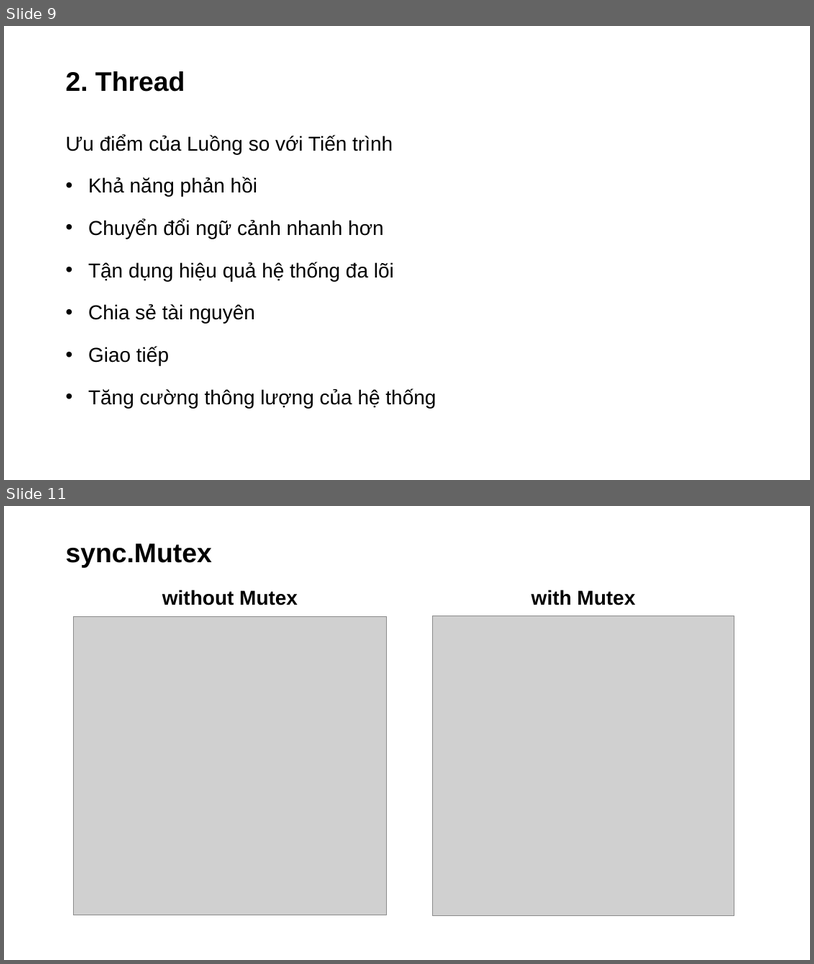
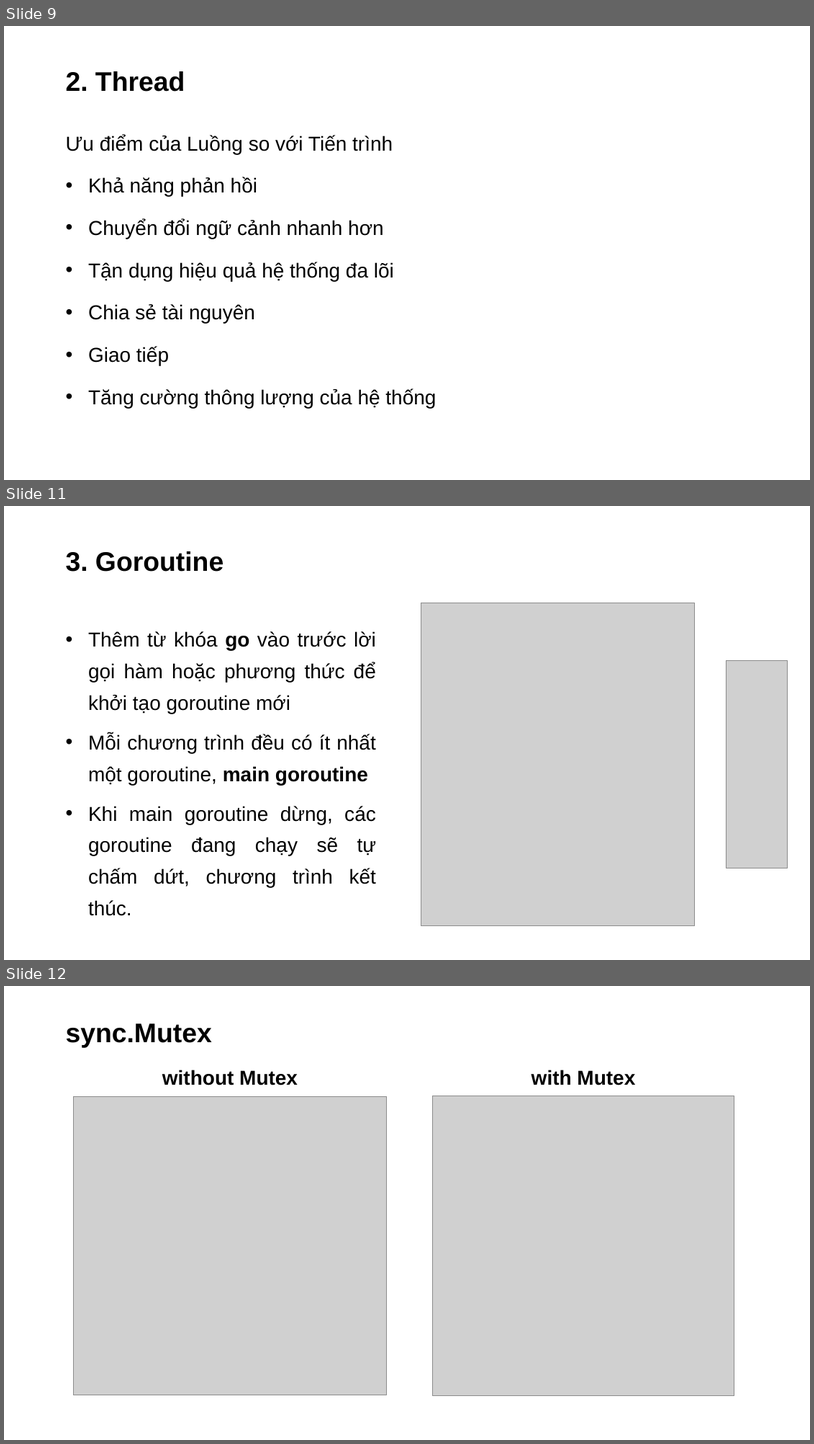
Before and after one commit to dangnm9699/Learn-Golang, a slide deck: Problem and Solution in Concurrency.pptx. Shown one above the other, each under a label of ours: slides 9 and 11 before the commit, slides 9, 11 and 12 after it; the slides between them are not shown. The pictures are 814x964 and 814x1444 pixels, drawn with LibreOffice and Linux fonts; fonts in the diff are those of the drawing; grey boxes stand for pictures. Boxes give left, top, right and bottom in pixels: in the first picture for what was removed or moved away, otherwise in the second. Text is boxed around its words. In the diff, an @@ line names an element or a change of style, - is before the commit and + after.

```diff
--- a/Problem and Solution in Concurrency.pptx
+++ b/Problem and Solution in Concurrency.pptx
@@ slide 11 added at box(4, 506, 810, 960), background #FFFFFF @@
@@ title added at box(66, 551, 224, 572), 32 pt, text #000000, bold @@
+3. Goroutine
@@ picture added at box(422, 602, 695, 926) @@
@@ text added at box(88, 631, 376, 916), 24 pt, text #000000 @@
+• Thêm từ khóa go vào trước lời gọi hàm hoặc phương thức để khởi tạo goroutine mới
+• Mỗi chương trình đều có ít nhất một goroutine, main goroutine
+• Khi main goroutine dừng, các goroutine đang chạy sẽ tự chấm dứt, chương trình kết thúc.
@@ picture added at box(726, 661, 788, 867) @@
@@ what was slide 11 is now slide 12 @@
```
Also in this commit, not shown: 1 slide changed, 2 other files.
